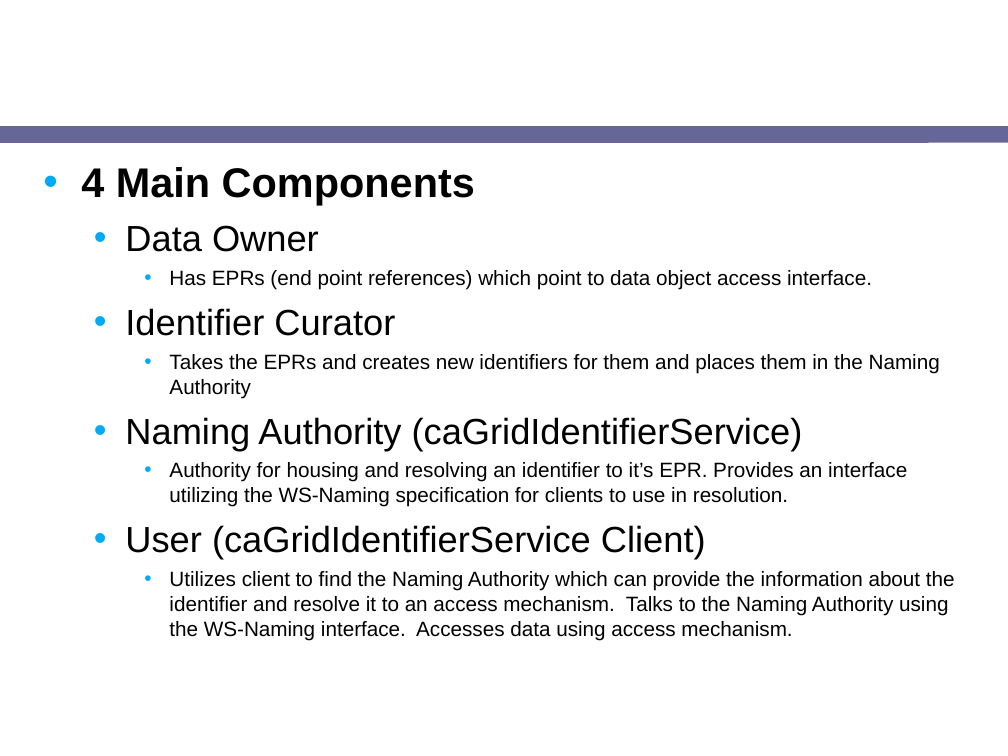
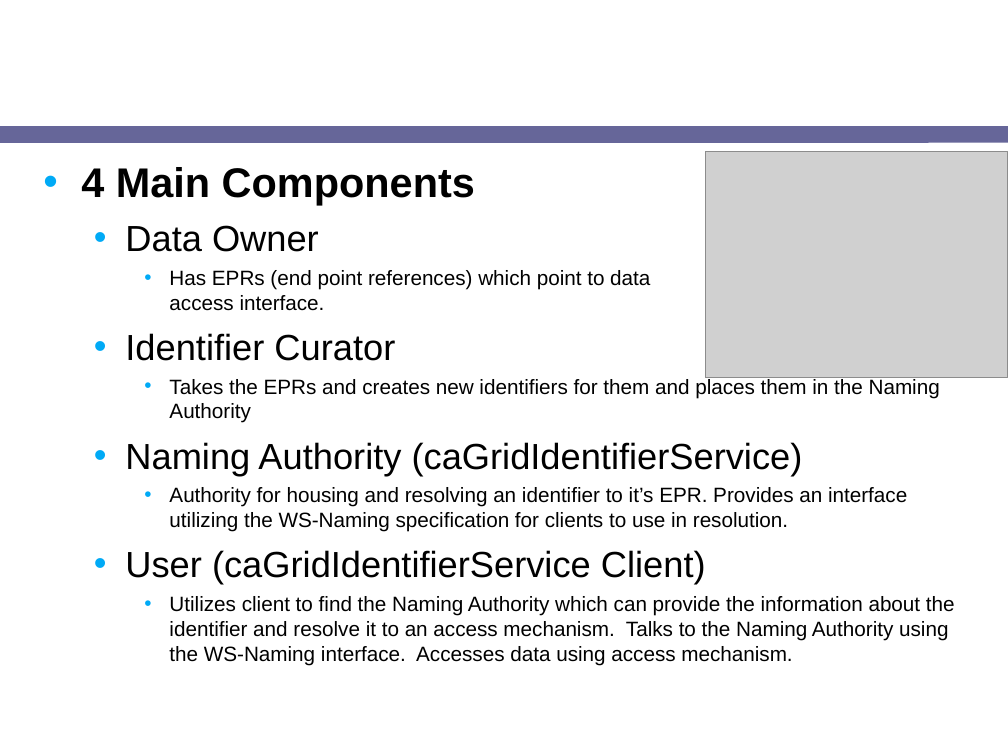
Before and after one commit to NCIP/cagrid-portal, a slide deck: slide 3 of cagrid-1-0/Documentation/presentations/200708_VCDE_ARCH/20070807_Day2_caGrid-Concept-ID-Arch.ppt (slide 4 before the commit). Drawn at 1008x756 pixels with LibreOffice and Linux fonts; fonts in the diff are those of the drawing; grey boxes stand for pictures; background and template pictures are left out. Boxes give left, top, right and bottom in pixels: in the first picture for what was removed or moved away, otherwise in the second. Text is boxed around its words. In the diff, an @@ line names an element or a change of style, - is before the commit and + after.

```diff
--- a/cagrid-1-0/Documentation/presentations/200708_VCDE_ARCH/20070807_Day2_caGrid-Concept-ID-Arch.ppt
+++ b/cagrid-1-0/Documentation/presentations/200708_VCDE_ARCH/20070807_Day2_caGrid-Concept-ID-Arch.ppt
@@ text "4 Main Components" rewrapped from [81,167,955,640] to [81,167,955,665] @@
@@ picture added at [706,151,1008,378] @@
```
Also in this commit, not shown: 3 slides added, 2 slides removed.
